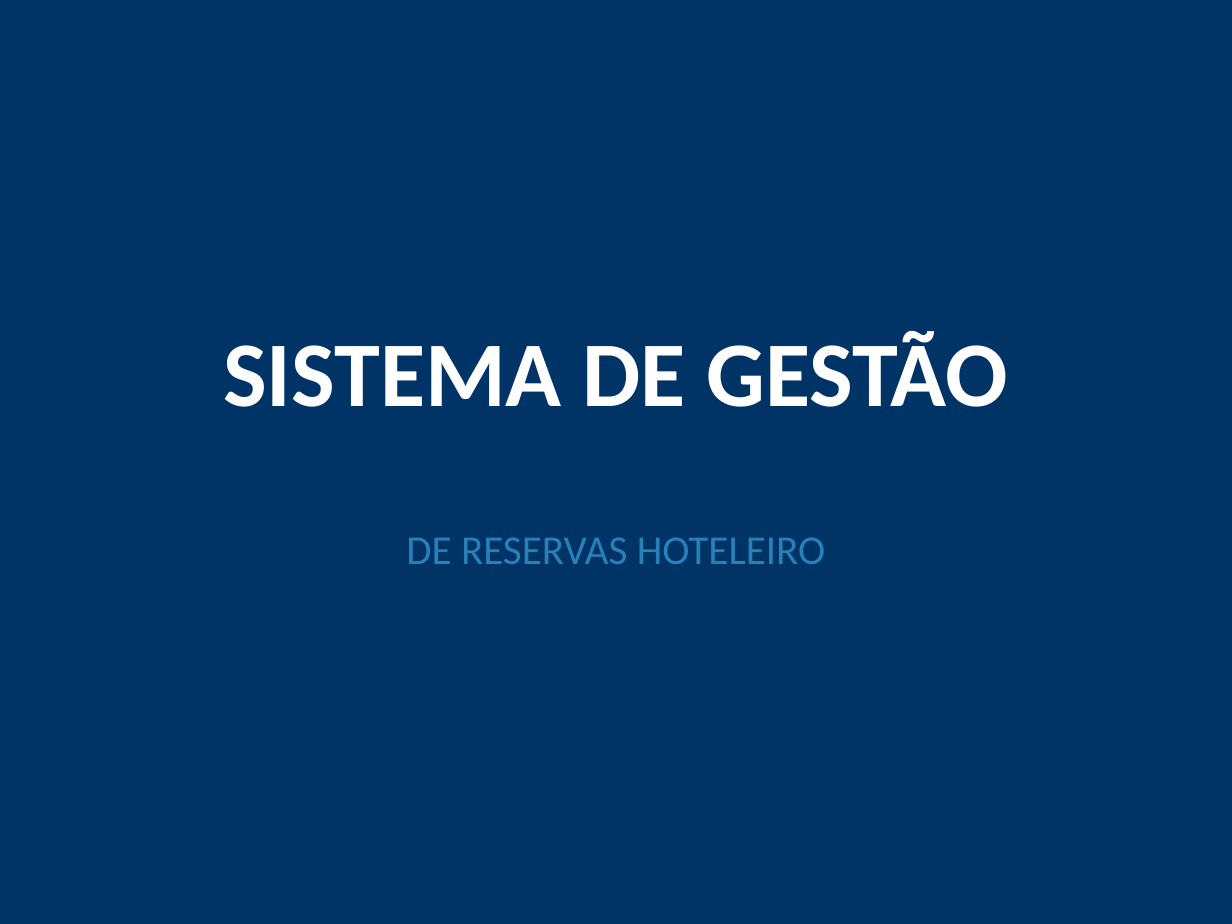
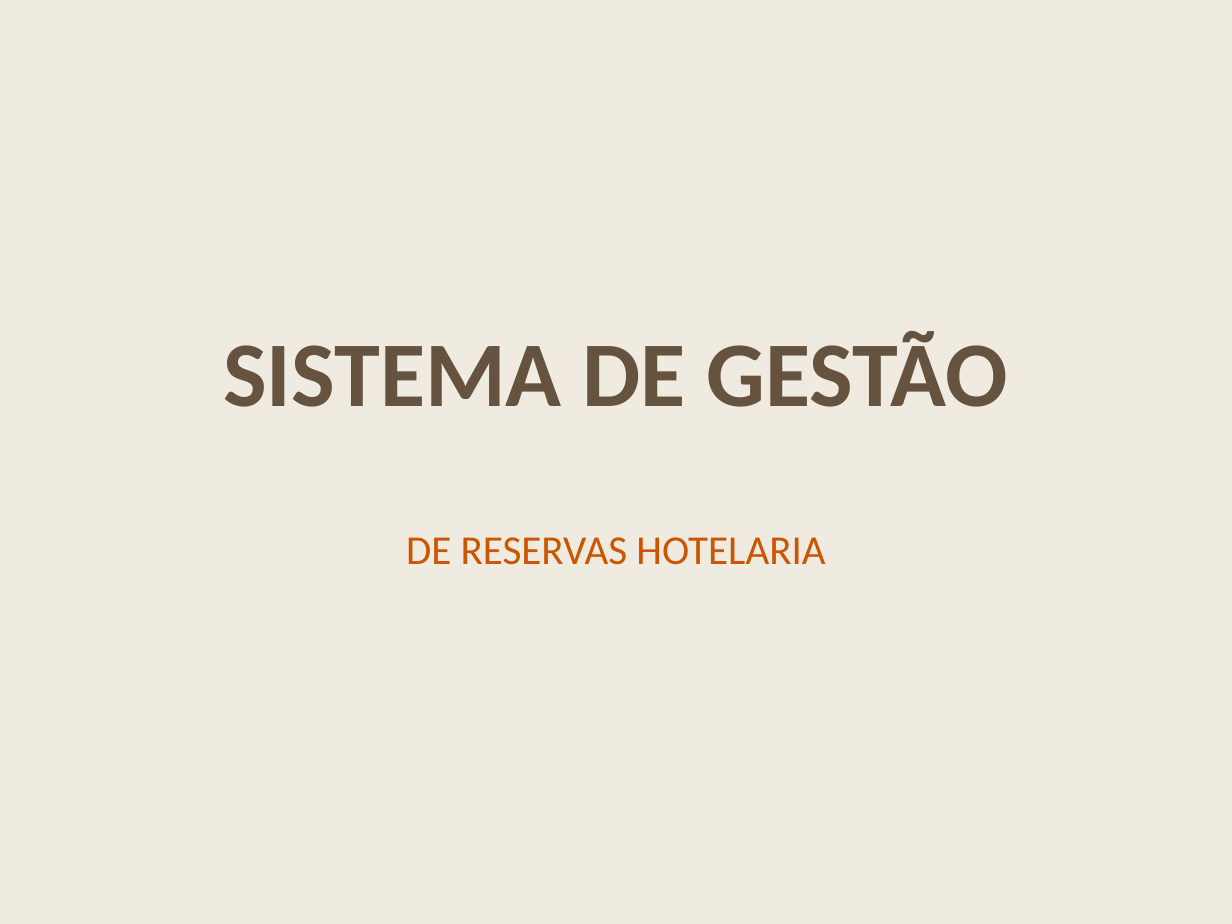
Before and after one commit to InnaVibes/Ctesp, a slide deck: slide 1 of peid/TRABALHO_PRATICO/apresentacao_reservas.pptx. Drawn at 1232x924 pixels with LibreOffice and Linux fonts; fonts in the diff are those of the drawing. Boxes give left, top, right and bottom in pixels: in the first picture for what was removed or moved away, otherwise in the second. Text is boxed around its words. In the diff, an @@ line names an element or a change of style, - is before the commit and + after.

```diff
--- a/peid/TRABALHO_PRATICO/apresentacao_reservas.pptx
+++ b/peid/TRABALHO_PRATICO/apresentacao_reservas.pptx
@@ background #003366 to #F0EBE1 @@
@@ text "SISTEMA DE GESTÃO" at [223,331,1009,407]: text colour #FFFFFF to #65523F @@
@@ text at [406,537,825,565]: text changed; text colour #2980B9 to #CC5500 @@
-DE RESERVAS HOTELEIRO
+DE RESERVAS HOTELARIA
```
Also in this commit, not shown: 21 other slides changed, 2 other files.
